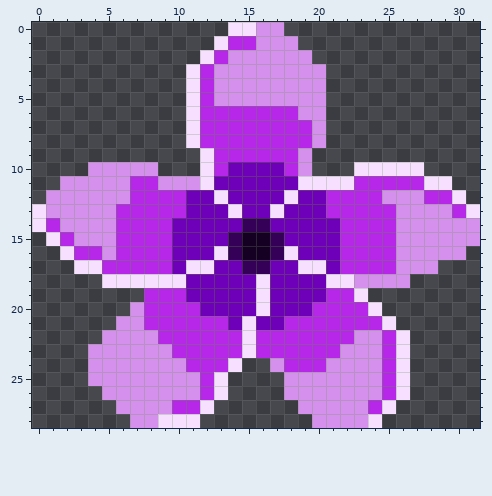
Pixel-art sprite -- The Fallen Guardian/Assets/Art/Environment/Beach/Flower/Beach_Flower_Plumeria_4.gif. That is the earlier state.
The file is 32x29 pixels.
The result:
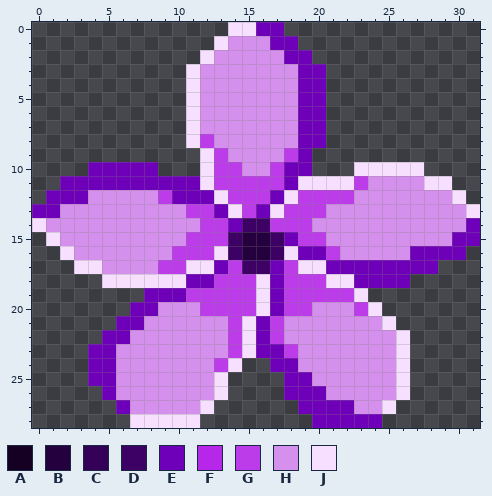
Palette (. is transparent): A #150023  B #25003e  C #350058  D #3d0065  E #6f00b9  F #b727e9  G #bc3ce9  H #d58fed  J #f7e0ff
From the commit log: Updated Flowers + Sorting
What changed:
Changed rows in their new state; - is an unchanged pixel.
first column x 0:
 0 ----------------EE--------------
 1 --------------HH-EE-------------
 2 -------------H----EE------------
 3 ------------H------EE-----------
 4 ------------H------EE-----------
 5 ------------H------EE-----------
 6 ------------HHHHHHHEE-----------
 7 ------------HHHHHHHEE-----------
 8 ------------GHHHHHHEE-----------
 9 -------------GHHHHGE------------
10 ----EEEEE----GGHHGEE------------
11 --EEEEEEEEEE-GGGGG-----GHHHH----
12 -EEE---HHGE---GGG--GGGGHH---HH--
13 EE----HHHHHGG--G--GGGHHHHH----H-
14 -H----HHHHHHGG-DDGGGHHHHHH-----E
15 --H---HHHHHGGGDBBD-GGHHHHH----EE
16 ---HH-HHHHGGG-DBBD---GHHHH-EEEE-
17 -----HHHHGG---GDD-G---EEEEEEE---
18 -------------GGG--GGG--EEEE-----
19 --------EEEGGGGG--GGGGG---------
20 -------EEHHHGGGG--GGHHHG--------
21 ------EEHHHHHHG--GHHHHHHH-------
22 -----EE--HHHHHG-EGHHHHH--H------
23 ----EE----HHHHG-EEGHHH---H------
24 ----EE-----HHG---EEHH----H------
25 ----EE------H-----EE-----H------
26 -----E------H-----EEE----H------
27 ------E---HH-------EEEE-H-------
28 -------JJ-----------EEEEE-------
Where, in picture pixels (left, top, right, bottom), the same in both pictures:
changed: (32, 22, 480, 428)
